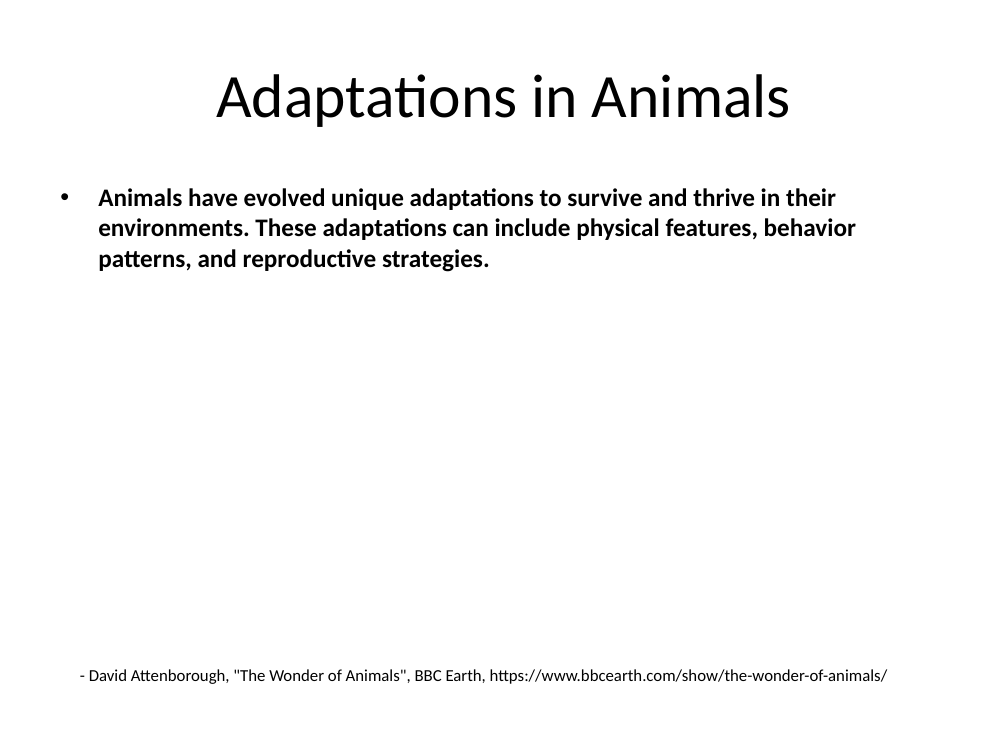
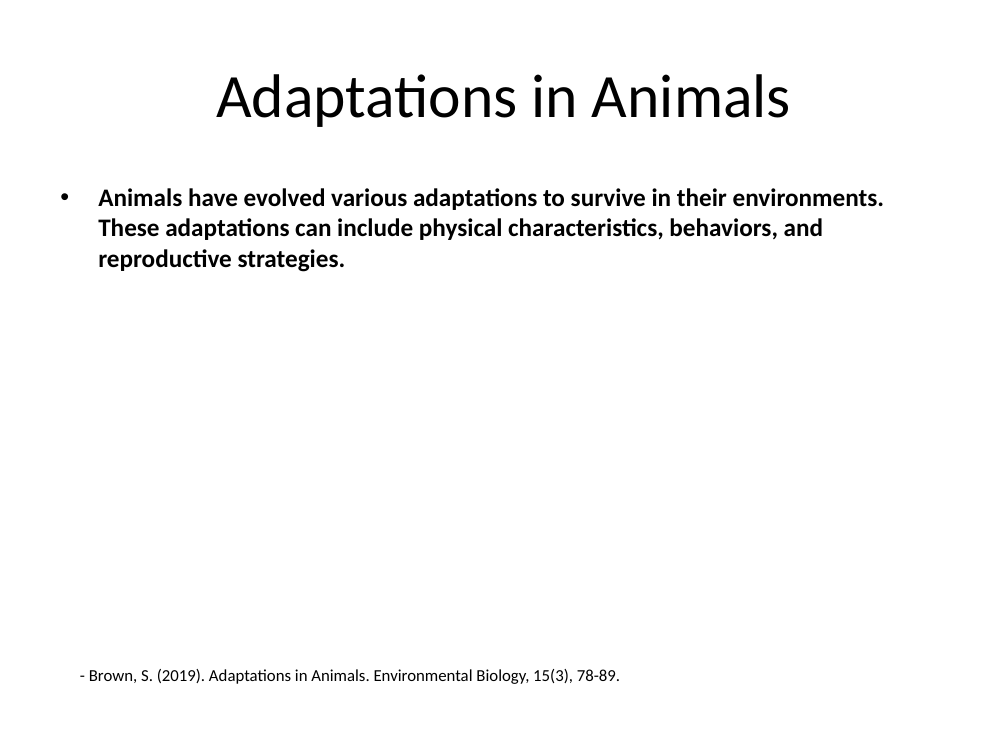
Before and after one commit to infrasvc-magang/test, a slide deck: slide 4 of backend/project/PPTX/Animals_presentation.pptx. Drawn at 1008x756 pixels with LibreOffice and Linux fonts; fonts in the diff are those of the drawing. Boxes give left, top, right and bottom in pixels: in the first picture for what was removed or moved away, otherwise in the second. Text is boxed around its words. In the diff, an @@ line names an element or a change of style, - is before the commit and + after.

```diff
--- a/backend/project/PPTX/Animals_presentation.pptx
+++ b/backend/project/PPTX/Animals_presentation.pptx
@@ text at (98, 188, 885, 272): text changed @@
-• Animals have evolved unique adaptations to survive and thrive in their environments. These adaptations can include physical features, behavior patterns, and reproductive strategies.
+• Animals have evolved various adaptations to survive in their environments. These adaptations can include physical characteristics, behaviors, and reproductive strategies.
@@ text at (89, 669, 620, 684): text changed @@
-- David Attenborough, "The Wonder of Animals", BBC Earth, https://www.bbcearth.com/show/the-wonder-of-animals/
+- Brown, S. (2019). Adaptations in Animals. Environmental Biology, 15(3), 78-89.
```
Also in this commit, not shown: 5 other slides changed, 4 slides added, 4 slides removed, 15 other files.
